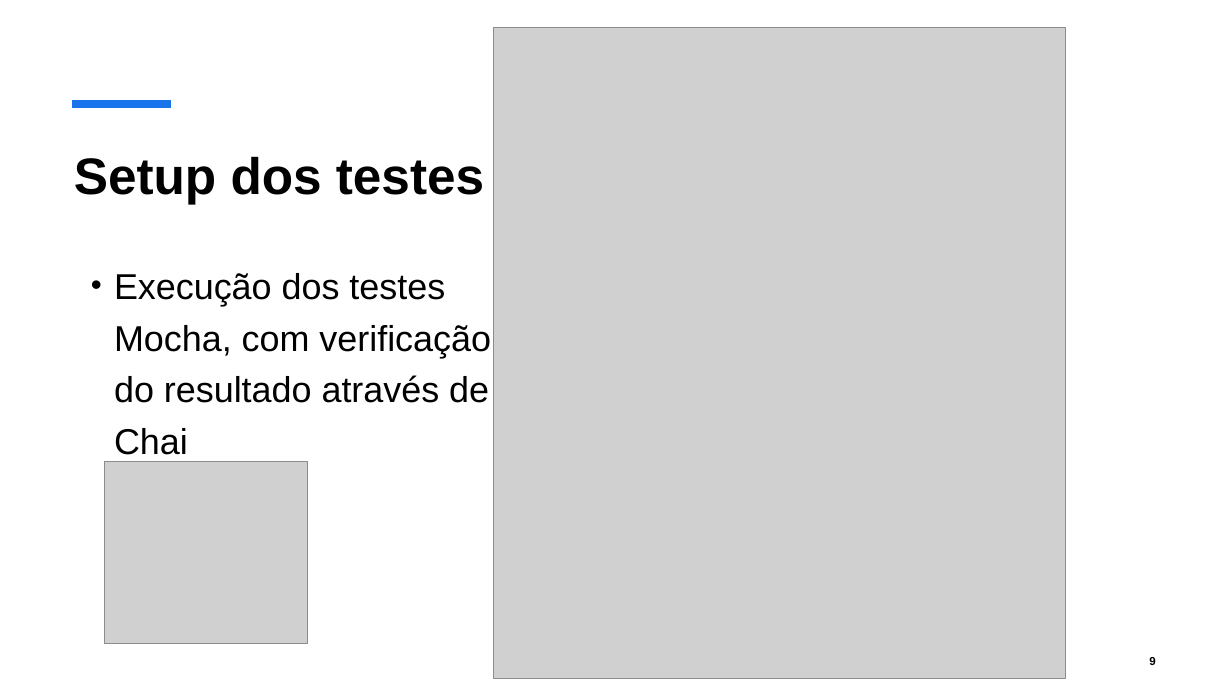
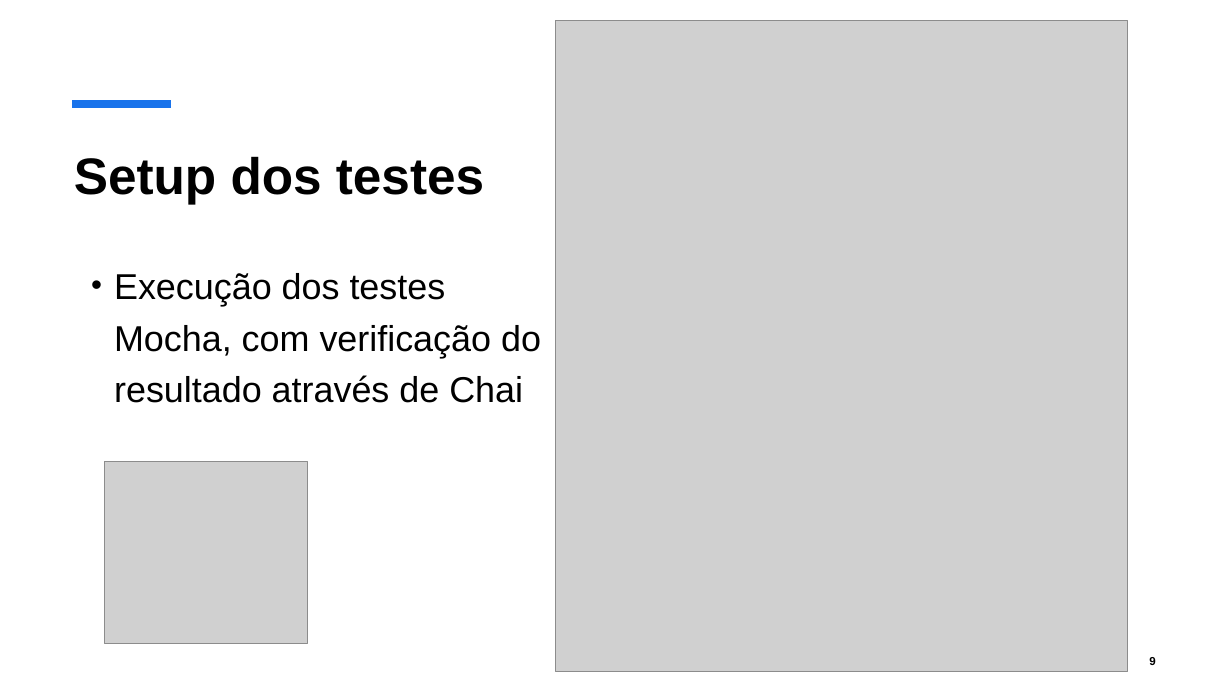
Before and after one commit to isel-leic-ls/2425-2-LEIC44D, a slide deck: slide 9 of Material de Apoio/05 - Fase 2.pptx. Drawn at 1232x693 pixels with LibreOffice and Linux fonts; fonts in the diff are those of the drawing; grey boxes stand for pictures. Boxes give left, top, right and bottom in pixels: in the first picture for what was removed or moved away, otherwise in the second. Text is boxed around its words. In the diff, an @@ line names an element or a change of style, - is before the commit and + after.

Commit message:
update ppt

```diff
--- a/Material de Apoio/05 - Fase 2.pptx
+++ b/Material de Apoio/05 - Fase 2.pptx
@@ picture: place and size @@
-picture at [494,28,1066,679]
+picture at [555,20,1128,672]
@@ text "Execução dos testes Mocha, com ..." rewrapped from [114,273,491,455] to [114,273,541,403] @@
```
Also in this commit, not shown: 2 other slides changed.
